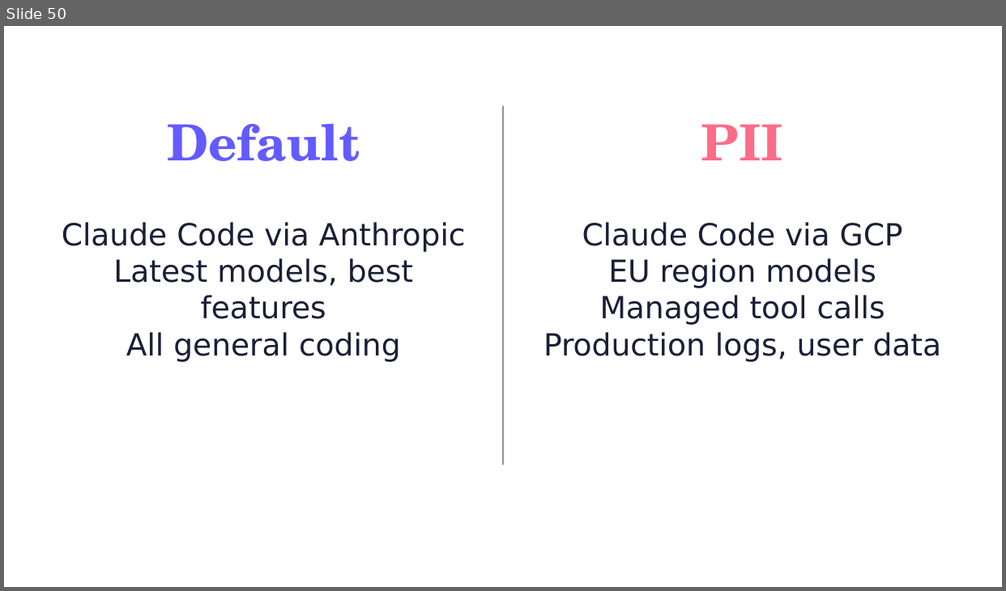
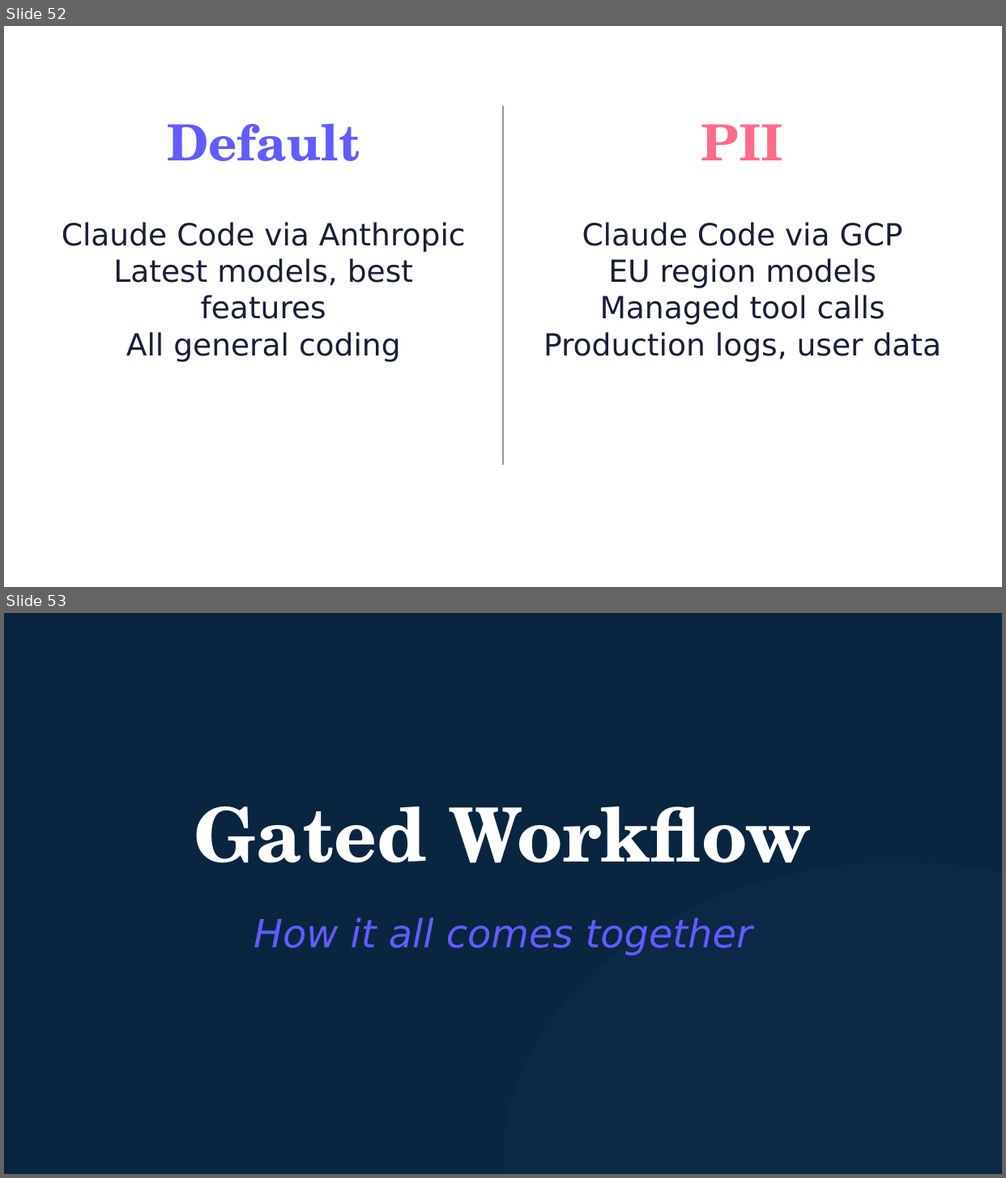
Before and after one commit to michaelengland/ai-best-practices, a slide deck: decks/builder/builder.pptx. Shown one above the other, each under a label of ours: slide 50 before the commit, slides 52 and 53 after it. The pictures are 1006x591 and 1006x1178 pixels, drawn with LibreOffice and Linux fonts; fonts in the diff are those of the drawing. Boxes give left, top, right and bottom in pixels: in the first picture for what was removed or moved away, otherwise in the second. Text is boxed around its words. In the diff, an @@ line names an element or a change of style, - is before the commit and + after.

```diff
--- a/decks/builder/builder.pptx
+++ b/decks/builder/builder.pptx
@@ slide 53 added at <box>4,613,1002,1174</box>, background #0A2540 @@
@@ text added at <box>194,807,812,863</box>, 54 pt, text #FFFFFF, bold @@
+Gated Workflow
@@ ellipse added at <box>503,862,1002,1174</box>, fill #635BFF at 4% opacity @@
@@ text added at <box>253,918,752,956</box>, 28 pt, text #635BFF, italic @@
+How it all comes together
@@ what was slide 50 is now slide 52 @@
```
Also in this commit, not shown: 6 slides changed, 11 other slides added, 5 slides removed, 6 other files.
